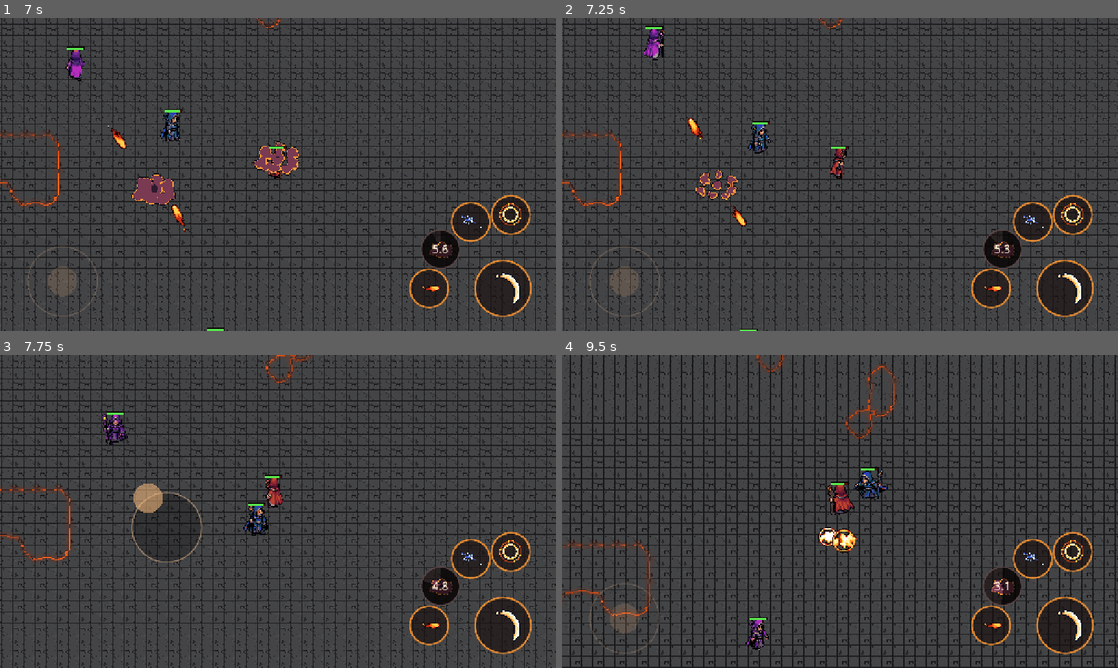
Above: before the commit, frames 1-4 (two rows, left to right).
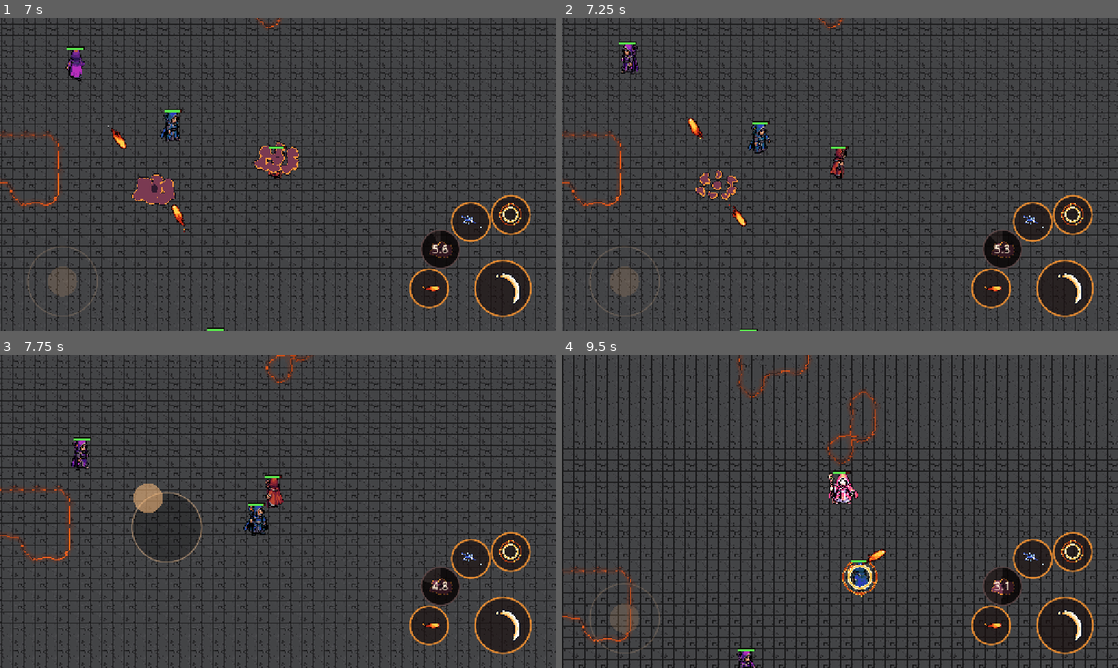
Above: after the commit, the same moments.

Repository: MariosToump/warlocks_on_android
Game: Godot game, scene res://scenes/game.tscn
Same seed, same stepped clock (60 frames per second), same inputs: the game is played once before the commit and once after it.
Inputs (mouse positions are in pixels of both pictures, inside the frame that each line leads up to):
- Up to frame 1 (7 s): tap Enter at 0.5 s; move the mouse to (400, 158) at 0.52 s; hold D (move_right) 0.53-1.25 s; hold A (attack) 0.53-1.25 s; click (400, 158) at 0.67 s; drag from (166, 190) to (544, 121) at 1.27 s; move the mouse to (333, 105) at 2.02 s; hold D (move_right) 2.03-2.75 s; tap Left (cam_left) at 2.1 s; drag from (250, 237) to (111, 127) at 2.77 s; move the mouse to (444, 221) at 3.52 s; hold S (move_down) 3.53-4.25 s; tap Up (cam_up) at 3.6 s; drag from (111, 127) to (194, 96) at 4.27 s; move the mouse to (305, 174) at 5.02 s; hold S (move_down) 5.03-5.75 s; tap Down (cam_down) at 5.1 s; click (305, 174) at 5.17 s; drag from (194, 96) to (166, 190) at 5.77 s; move the mouse to (400, 158) at 6.52 s; hold W (move_up) from 6.53 s (still down); tap Right (cam_right) at 6.6 s
- Up to frame 2 (7.25 s): keep holding W (move_up)
- Up to frame 3 (7.75 s): release W (move_up) at 7.25 s; drag from (166, 527) to (122, 458) at 7.27 s
- Up to frame 4 (9.5 s): move the mouse to (895, 442) at 8.02 s; hold S (move_down) 8.03-8.75 s; hold A (attack) 8.03-8.75 s; drag from (812, 574) to (673, 464) at 8.77 s

Frame 1 is identical in both runs. In frame 2, 0.5% of the frame differs, in the area x 10-19%, y 2-18%; in frame 3, 0.6%; in frame 4, 38%, in the area x 0-100%, y 0-100%.

Commit message:
AI: lava safety, recover from knockback, dodge, shield
Co-Authored-By: Claude Opus 5.5 <noreply@anthropic.com>

Diff:
--- a/scripts/ai/ai_controller.gd
+++ b/scripts/ai/ai_controller.gd
@@ -9,12 +9,19 @@
 ## movement actions set a goal that is followed every physics frame.
 
 ## Every action has _score_<name>() -> float and _do_<name>() -> void.
-const ACTIONS := ["reposition", "fireball"]
+const ACTIONS := ["dodge", "recover", "shield", "reposition", "fireball"]
 ## Bonus for sticking with the current action / target (stops jitter).
 const KEEP_ACTION_BONUS := 0.1
 const KEEP_TARGET_BONUS := 80.0
 ## "Near lava" for targeting: lava within this distance.
 const NEAR_LAVA := 110.0
+## A projectile is dangerous if it will pass this close within DANGER_TIME s.
+const DANGER_RADIUS := 22.0
+const DANGER_TIME := 0.8
+## How far a dodge sidesteps.
+const DODGE_STEP := 50.0
+## Lava look-ahead for walking (seconds of walk).
+const LAVA_LOOKAHEAD := 0.3
 
 @export var profile: AIProfile
 @export var personality: AIPersonality
@@ -33,6 +40,10 @@
 ## +1 / -1: which way the bot circles its target while repositioning.
 var _strafe := 1.0
 var _strafe_left := 0.0
+## Per projectile (instance id): [tries to dodge, would shield] rolled once.
+var _rolls := {}
+## The projectile the current think is reacting to (or null).
+var _danger: Projectile = null
 
 
 func _ready() -> void:
@@ -65,6 +76,7 @@
 
 func _think() -> void:
 	target = _pick_target()
+	_danger = _danger_projectile()
 	var best := ""
 	var best_score := -INF
 	for action in ACTIONS:
@@ -157,13 +169,155 @@
 	_cast("Q", _aim_at(target, spell.speed))
 
 
+## Sidestep a projectile that is about to hit (if this one's roll says so).
+func _score_dodge() -> float:
+	if _danger == null or not _roll(_danger)[0] or _dodge_point(_danger) == null:
+		return 0.0
+	return 2.0
+
+
+func _do_dodge() -> void:
+	_goal = _dodge_point(_danger)
+
+
+## Get off / away from lava. Highest when burning or flying toward it.
+func _score_recover() -> float:
+	if wizard.on_lava:
+		return 3.0
+	if _knocked_toward_lava():
+		return 2.5
+	if _lava_within(wizard.global_position, 50.0):
+		return 0.8
+	return 0.0
+
+
+func _do_recover() -> void:
+	var to_centre := (wizard.arena.get_center() - wizard.global_position).normalized()
+	var urgent := wizard.on_lava or (_knocked_toward_lava() and wizard.knockback.length() > 250.0)
+	var blink := wizard.get_spell("W")
+	if urgent and blink and blink.is_ready() and not wizard.is_casting():
+		# Emergencies skip the cast pause.
+		if _cast("W", wizard.global_position + to_centre * 200.0):
+			return
+	_goal = wizard.global_position + to_centre * 120.0
+
+
+## Bubble up against a projectile we won't (or can't) dodge, or an enemy
+## winding up a spell right next to us.
+func _score_shield() -> float:
+	var shield := wizard.get_spell("R")
+	if shield == null or not shield.is_ready() or wizard.is_casting() or wizard.is_shielded():
+		return 0.0
+	if _danger:
+		var r: Array = _roll(_danger)
+		var can_dodge: bool = r[0] and _dodge_point(_danger) != null
+		if r[1] and not can_dodge:
+			return 2.2
+		return 0.0
+	if target and target.is_casting() and _target_distance() < 60.0:
+		return 0.9 if randf() < profile.shield_reflect_chance else 0.0
+	return 0.0
+
+
+func _do_shield() -> void:
+	_cast("R", wizard.global_position)
+
+
+# --- perception -------------------------------------------------------------
+
+## Enemy projectiles the bot has had time to notice (older than its reaction
+## delay). A projectile reflected by an enemy shield belongs to that enemy.
+func _visible_projectiles() -> Array[Projectile]:
+	var out: Array[Projectile] = []
+	for n in get_tree().get_nodes_in_group("projectiles"):
+		var p := n as Projectile
+		if p and p.caster != wizard and p.age >= profile.reaction_delay:
+			out.append(p)
+	return out
+
+
+## Closest-approach time and distance of projectile `p` to point `at`.
+## Returns [t, distance]; t < 0 means it is moving away.
+func _approach(p: Projectile, at: Vector2) -> Array:
+	var v := p.direction * p.speed
+	var rel := at - p.global_position
+	if v.length_squared() < 1.0:
+		return [-1.0, rel.length()]
+	var t := rel.dot(v) / v.length_squared()
+	return [t, (rel - v * t).length()]
+
+
+## The visible projectile that will hit soonest, or null.
+func _danger_projectile() -> Projectile:
+	var best: Projectile = null
+	var best_t := DANGER_TIME
+	for p in _visible_projectiles():
+		var a := _approach(p, wizard.global_position)
+		if a[0] >= 0.0 and a[0] < best_t and a[1] < DANGER_RADIUS:
+			best = p
+			best_t = a[0]
+	return best
+
+
+## [tries to dodge, would shield] for projectile `p`, rolled once each.
+func _roll(p: Projectile) -> Array:
+	var id := p.get_instance_id()
+	if not _rolls.has(id):
+		if _rolls.size() > 64:
+			_rolls.clear()
+		_rolls[id] = [randf() < profile.dodge_chance, randf() < profile.shield_reflect_chance]
+	return _rolls[id]
+
+
+## A sidestep point off the projectile's path, on the side we're already on
+## (or the other side if that one is lava). null if both sides are lava.
+func _dodge_point(p: Projectile):
+	var side := p.direction.orthogonal()
+	var rel := wizard.global_position - p.global_position
+	if rel.dot(side) < 0.0:
+		side = -side
+	for s in [side, -side]:
+		var at: Vector2 = wizard.global_position + s * DODGE_STEP
+		if not _lava_within(at, 16.0):
+			return at
+	return null
+
+
+## True if the current knockback will carry us onto lava before it dies out.
+func _knocked_toward_lava() -> bool:
+	var kb := wizard.knockback
+	if kb.length() < 80.0:
+		return false
+	var stop := wizard.global_position + kb / wizard.knockback_friction
+	return wizard.arena.is_lava_at(stop)
+
+
 # --- movement & aim -----------------------------------------------------------
 
 func _steer() -> void:
 	if wizard.is_casting() or wizard.attack_target != null:
 		return
 	wizard.move_dir = Vector2.ZERO
-	wizard.move_target = _goal
+	wizard.move_target = _safe_step(_goal)
+
+
+## Per-frame lava safety: if walking toward `goal` would put us on lava within
+## LAVA_LOOKAHEAD seconds, walk along the edge instead (or toward the centre).
+## Never applied while already on lava (then any way out is fine).
+func _safe_step(goal):
+	if goal == null or wizard.on_lava:
+		return goal
+	var pos := wizard.global_position
+	var to: Vector2 = goal - pos
+	if to.length() < 2.0:
+		return goal
+	var look := minf(to.length(), wizard.move_speed * LAVA_LOOKAHEAD)
+	var dir := to.normalized()
+	for angle in [0.0, 0.6, -0.6, 1.2, -1.2, 1.8, -1.8]:
+		var d := dir.rotated(angle)
+		if not _lava_within(pos + d * look, 12.0):
+			return goal if angle == 0.0 else pos + d * look
+	return null # boxed in: stand still rather than walk into lava
 
 
 ## Where to aim at `w` for a projectile of `speed`: leads by the profile's
--- a/tools/test_ai.gd
+++ b/tools/test_ai.gd
@@ -44,6 +44,10 @@
 
 	await _test_fireball_in_range()
 	await _test_reposition_approaches()
+	await _test_never_walks_into_lava()
+	await _test_recovers_from_knockback()
+	await _test_hard_dodges()
+	_test_reflected_projectile_is_danger()
 
 	print("TEST %s (%d failures)" % ["PASSED" if failures == 0 else "FAILED", failures])
 	quit(1 if failures else 0)
@@ -81,11 +85,117 @@
 	_remove_bot(ai)
 
 
+## First lava point east of the centre.
+func _edge_east() -> Vector2:
+	var p := c
+	while not arena.is_lava_at(p):
+		p.x += 4.0
+	return p
+
+
+func _test_never_walks_into_lava() -> void:
+	print("lava safety")
+	_park_all()
+	var e := _edge_east()
+	var ai := _make_bot(blue, "brawler", "normal")
+	_place(blue, e - Vector2(40, 0))
+	_place(green, e + Vector2(70, 0)) # standing in the lava, fireproof
+	green.lava_dps = 0.0
+	var touched := 0
+	var t := 0.0
+	while t < 10.0:
+		await _frames(1)
+		t += 1.0 / 60.0
+		if arena.is_lava_at(blue.global_position):
+			touched += 1
+	_check(touched == 0 and blue.alive, "chasing a target in the lava, never steps on lava in 10 s (%d frames)" % touched)
+	green.lava_dps = 8.0
+	_remove_bot(ai)
+
+
+func _test_recovers_from_knockback() -> void:
+	print("knockback recovery")
+	var e := _edge_east()
+	var ok := 0
+	for i in 5:
+		_park_all()
+		var ai := _make_bot(blue, "survivor", "normal")
+		_place(blue, e - Vector2(120, 0))
+		await _frames(2)
+		blue.apply_knockback(Vector2(450, 0))
+		await _seconds(3.0)
+		if blue.alive and not arena.is_lava_at(blue.global_position):
+			ok += 1
+		_remove_bot(ai)
+		await _frames(1)
+	_check(ok >= 3, "knocked toward lava: back on stone after 3 s in %d/5 (need 3)" % ok)
+
+
+func _test_hard_dodges() -> void:
+	print("hard dodges")
+	var still := AIProfile.new() # never dodges or shields: the baseline
+	still.dodge_chance = 0.0
+	still.shield_reflect_chance = 0.0
+	var base := await _fireballs_avoided(still)
+	var hard := await _fireballs_avoided(PROF["hard"])
+	_check(base <= 2, "baseline: a bot that doesn't dodge avoids few (%d/8)" % base)
+	_check(hard >= 5, "hard bot dodges or shields fireballs: %d/8 avoided (need 5)" % hard)
+
+
+## Green shoots 8 fireballs at a survivor bot from 8 directions; returns how
+## many didn't hurt it.
+func _fireballs_avoided(prof: AIProfile) -> int:
+	_park_all()
+	var ai := _make_bot(blue, "survivor", "hard")
+	ai.profile = prof
+	var avoided := 0
+	for i in 8:
+		blue.reset(c)
+		green.reset(c + Vector2.from_angle(i * TAU / 8.0) * 400.0)
+		(green.get_spell("Q") as Spell).cooldown_left = 0.0
+		(blue.get_spell("R") as Spell).cooldown_left = 0.0
+		(blue.get_spell("W") as Spell).cooldown_left = 0.0
+		await _frames(2)
+		var cast := green.cast("Q", blue.global_position)
+		await _seconds(1.2)
+		if cast and blue.alive and blue.health >= 99.99:
+			avoided += 1
+	_remove_bot(ai)
+	return avoided
+
+
+func _test_reflected_projectile_is_danger() -> void:
+	print("reflected projectiles")
+	_park_all()
+	var ai := _make_bot(blue, "caster", "normal")
+	var p: Projectile = load("res://scenes/projectile_fireball.tscn").instantiate()
+	p.caster = blue
+	p.age = 1.0
+	p.speed = 0.0
+	game.get_node("Wizards").add_child(p)
+	p.global_position = blue.global_position + Vector2(200, 0)
+	_check(not ai._visible_projectiles().has(p), "own projectile is not a threat")
+	p.caster = green # as if reflected by green's shield
+	_check(ai._visible_projectiles().has(p), "projectile reflected by an enemy is a threat")
+	p.age = 0.0
+	_check(not ai._visible_projectiles().has(p), "a brand-new projectile is not seen yet (reaction delay)")
+	p.queue_free()
+	_remove_bot(ai)
+
+
 # --- helpers -----------------------------------------------------------------
 
+## "survivor" = a bot that only dodges, shields and recovers, and otherwise
+## stands still (so survival tests can't pass by accident).
 func _make_bot(w: Wizard, pers: String, prof: String) -> AIController:
 	var ai := AIController.new()
-	ai.personality = PERS[pers]
+	if pers == "survivor":
+		var sp := AIPersonality.new()
+		sp.weights = {"dodge": 1.0, "recover": 1.0, "shield": 1.0, "fireball": 0.0,
+			"lightning": 0.0, "staff": 0.0, "blink_in": 0.0, "reposition": 0.0}
+		ai.personality = sp
+	else:
+		ai.personality = PERS[pers]
 	ai.profile = PROF[prof]
 	w.add_child(ai)
 	return ai
